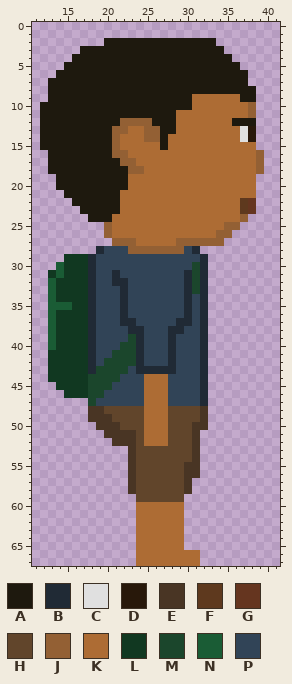
Sprite sheet: King of America/Assets/Sprites/PlayerRight.png. The picture above is the old version.
The file is 53x68 pixels. Colours within 5 levels of each other are drawn and written as one. Shown: x 11..41, y 0..67.
Palette (. is transparent): A #1e190e  B #202a35  C #e0e0e0  D #28180a  E #493524  F #5e391e  G #65351f  H #61452b  J #936034  K #ad6c34  L #113821  M #1b462c  N #1a5c35  P #314457
Pixels before, first column x 12:
 2 ........AAAAAAAAAAAAAA......
 3 .....AAAAAAAAAAAAAAAAAA.....
 4 ....AAAAAAAAAAAAAAAAAAAA....
 5 ...AAAAAAAAAAAAAAAAAAAAAA...
 6 ..AAAAAAAAAAAAAAAAAAAAAAAA..
 7 .AAAAAAAAAAAAAAAAAAAAAAAAA..
 8 .AAAAAAAAAAAAAAAAAAAAAAAAAA.
 9 .AAAAAAAAAAAAAAAAAAKKKKKKAA.
10 AAAAAAAAAAAAAAAAAAAKKKKKKKJ.
11 AAAAAAAAAAAAAAAAAKKKKKKKKKJ.
12 AAAAAAAAAAJJJJAAAKKKKKKKAAA.
13 AAAAAAAAAJJKKJJAAKKKKKKKKCD.
14 AAAAAAAAAJKKKJJAKKKKKKKKKCD.
15 AAAAAAAAAJKKKKKAKKKKKKKKKKK.
16 .AAAAAAAAJJKKKKKKKKKKKKKKKKJ
17 .AAAAAAAAAJJKKKKKKKKKKKKKKKJ
18 .AAAAAAAAAAJJKKKKKKKKKKKKKKJ
19 ..AAAAAAAAAKKKKKKKKKKKKKKKK.
20 ..AAAAAAAAAKKKKKKKKKKKKKKKK.
21 ...AAAAAAAKKKKKKKKKKKKKKKKK.
22 ....AAAAAAKKKKKKKKKKKKKKKFG.
23 .....AAAAAKKKKKKKKKKKKKKKFG.
24 ......AAAKKKKKKKKKKKKKKKKJ..
25 ........JKKKKKKKKKKKKKKJJ...
26 ........JKKKKKKKKKKKKKJJ....
27 .........JJJKKKKKJJJJJJ.....
28 .......BPPPJJJJJJJPB........
29 ...LLLBPPPPPPPPPPPPPB.......
30 ..NLLLBPPPPPPPPPPPPMB.......
31 .LNLLLBPPBPPPPPPPPBMB.......
32 .NLLLLBPPBBPPPPPPPBMB.......
33 .NLLLLBPPPBPPPPPPPBMB.......
34 .NLLLLBPPPBPPPPPPPBPB.......
35 .NNNLLBPPPBPPPPPPPBPB.......
36 .NLLLLBPPPBPPPPPPPBPB.......
37 .NLLLLBPPPBBPPPPPBBPB.......
38 .NLLLLBPPPPBBPPPBBPPB.......
39 .NLLLLBPPPPMBPPPBPPPB.......
40 .NLLLLBPPPMMBPPPBPPPB.......
41 .LLLLLBPPMMMBPPPBPPPB.......
42 .LLLLLBPMMMMBPPPBPPPB.......
43 .LLLLLBMMMMPBBBBBPPPB.......
44 .LLLLLMMMMPPPKKKPPPPB.......
45 ..LLLLMMMPPPPKKKPPPPB.......
46 ...LLLMMPPPPPKKKPPPPB.......
47 ......MPPPPPPKKKPPPPB.......
48 ......EEHHHHHKKKHHHHE.......
49 ......EEEHHHHKKKHHHHE.......
50 .......EEEHHHKKKHHHEE.......
51 ........EEEEHKKKHHHE........
52 .........EEEHKKKHHHE........
53 ...........EHHHHHHHE........
54 ...........EHHHHHHHE........
55 ...........EHHHHHHEE........
56 ...........EHHHHHHEE........
57 ...........EHHHHHHE.........
58 ...........EHHHHHHE.........
59 ............HHHHHH..........
60 ............KKKKKK..........
61 ............KKKKKK..........
62 ............KKKKKK..........
63 ............KKKKKK..........
64 ............KKKKKK..........
65 ............KKKKKK..........
66 ............KKKKKKKK........
67 ............KKKKKKKK........
Once edited:
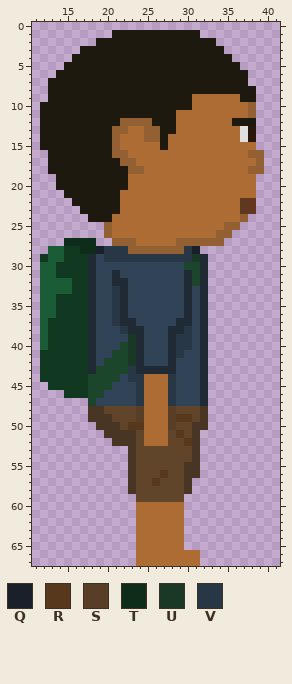
Colours new in this view: Q #192029  R #58381c  S #583e26  T #0e2c1a  U #1a3826  V #283746
Diff:
The author put colour A in row 1 at x 21 to 31; in row 2 at x 19.
Colour K becomes colour J in row 16 at x 38; in row 18 at x 38.
The author put colour L in row 28 at x 15 to 16; in row 29 at x 12; in rows 41 to 44 at x 12; in row 45 at x 13.
Colour N becomes colour L in rows 30 to 31 at x 14; in row 35 at x 14 to 15; in rows 37 to 40 at x 13.
Colour P becomes colour M in row 30 at x 30.
The author put colour N in rows 28 to 29 at x 13 to 14; in row 30 at x 12 to 13; in rows 31 to 40 at x 12.
Colour L becomes colour N in row 31 at x 13; in rows 32 to 33 at x 14 to 15.
Colour M becomes colour P in row 33 at x 31.
Colour B becomes colour Q in row 28 at x 19 and 31.
Colour H becomes colour R in row 49 at x 29 to 30; in row 50 at x 23 to 24; in row 51 at x 29; in row 52 at x 30; in row 56 at x 27; in row 57 at x 26.
Colour H becomes colour S in rows 48 to 49 at x 24 and 28; in row 50 at x 28.
The author put colour T in row 27 at x 15 to 18; in row 28 at x 17 to 18.
Colour M becomes colour U in rows 39 to 42 at x 23.
Colour P becomes colour U in row 29 at x 31.
Colour P becomes colour V in row 28 at x 20 to 22 and 30; in row 29 at x 20 to 30; in rows 33 to 37 at x 21; in row 38 at x 22 and 30; in rows 39 to 40 at x 29 to 30; in row 41 at x 29.
Colour P becomes colour V in row 43 at x 23; in row 44 at x 23 to 24 and 28; in rows 45 to 47 at x 24 and 28.
Changed places in both pictures, as pixel boxes (x1, y1, x2, y2):
added: (96, 30, 200, 46)
changed: (248, 150, 256, 174)
changed: (40, 238, 200, 486)
